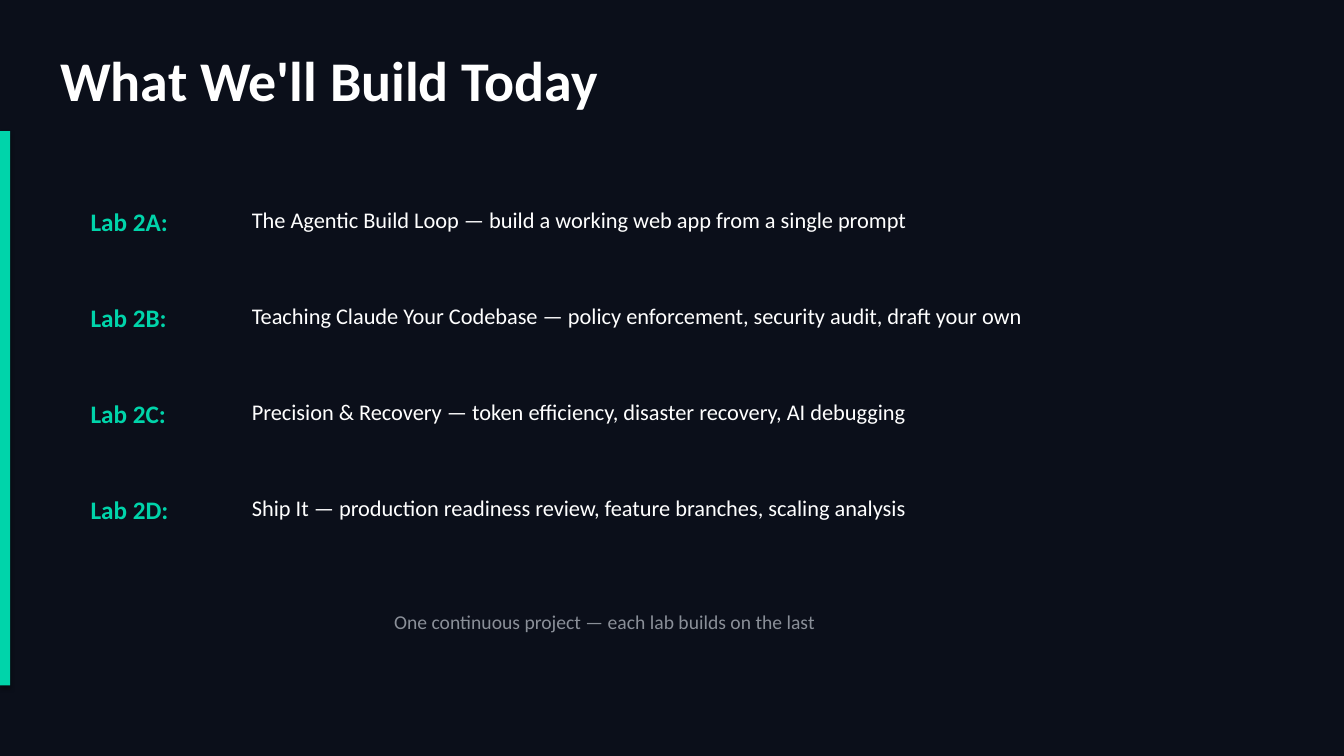
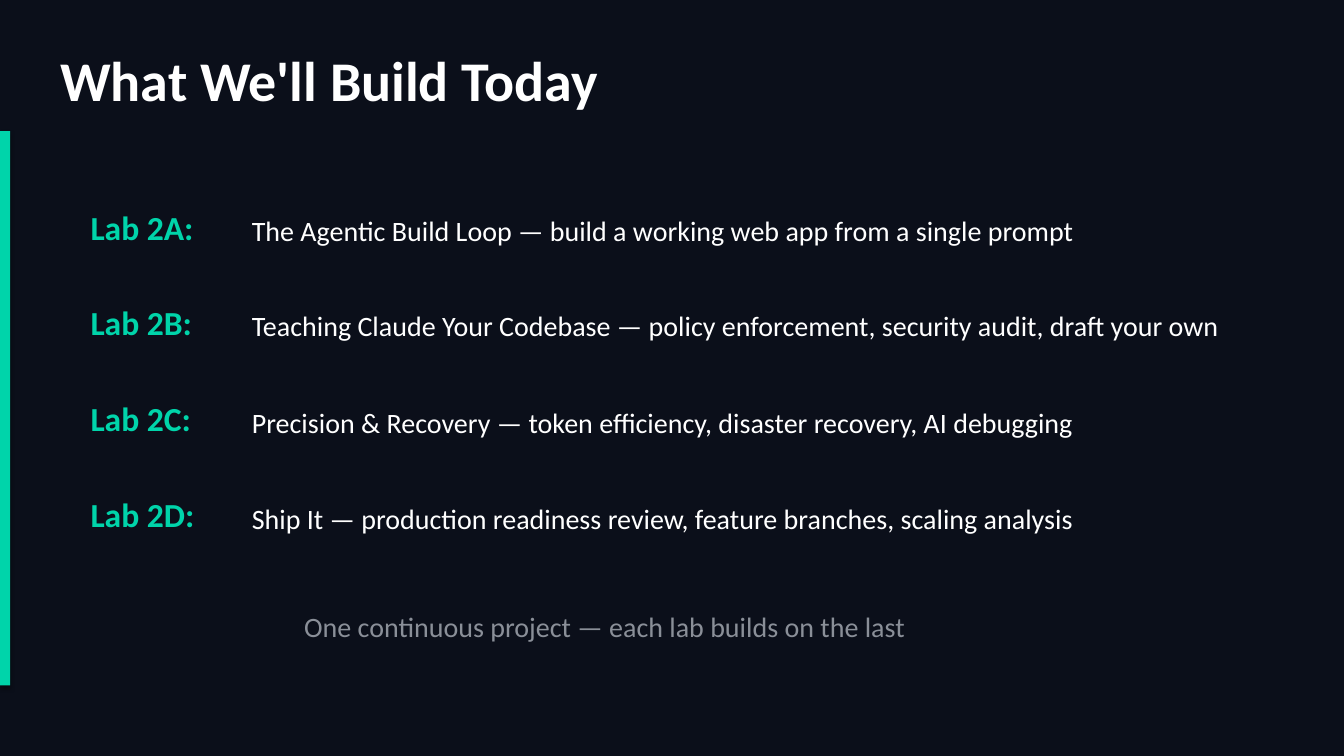
Before and after one commit to scottrhay/AIA-ClaudeCopilot, a slide deck: slide 4 of slides/Day2_Claude_Code_Fundamentals.pptx. Drawn at 1344x756 pixels with LibreOffice and Linux fonts; fonts in the diff are those of the drawing. Boxes give left, top, right and bottom in pixels: in the first picture for what was removed or moved away, otherwise in the second. Text is boxed around its words. In the diff, an @@ line names an element or a change of style, - is before the commit and + after.

```diff
--- a/slides/Day2_Claude_Code_Fundamentals.pptx
+++ b/slides/Day2_Claude_Code_Fundamentals.pptx
@@ text "The Agentic Build Loop — ...": place and size @@
-text "The Agentic Build Loop — ..." at [252,212,906,232]
+text "The Agentic Build Loop — ..." at [252,221,1073,246]
@@ size 16 to 20 pt in 4 elements at [252,413,1072,438], [252,509,1073,534], [252,221,1073,246], [252,316,1218,341] @@
@@ size 18 to 24 pt in 4 elements at [91,503,194,528], [91,216,194,241], [91,311,192,336], [91,407,191,432] @@
@@ text "Precision & Recovery — token ...": place and size @@
-text "Precision & Recovery — token ..." at [252,404,905,424]
+text "Precision & Recovery — token ..." at [252,413,1072,438]
@@ text "Ship It — production readiness ...": place and size @@
-text "Ship It — production readiness ..." at [252,500,906,520]
+text "Ship It — production readiness ..." at [252,509,1073,534]
@@ text "One continuous project — each ..." at [304,617,905,642]: size 14 to 20 pt @@
```
Also in this commit, not shown: 39 other slides changed, 2 slides added, 18 slides removed, 16 other files.
